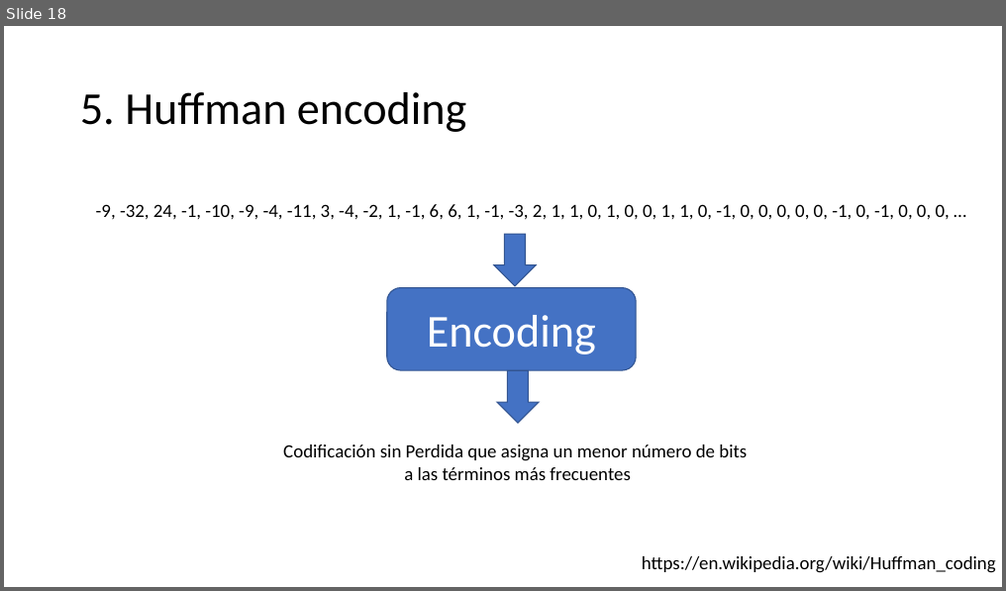
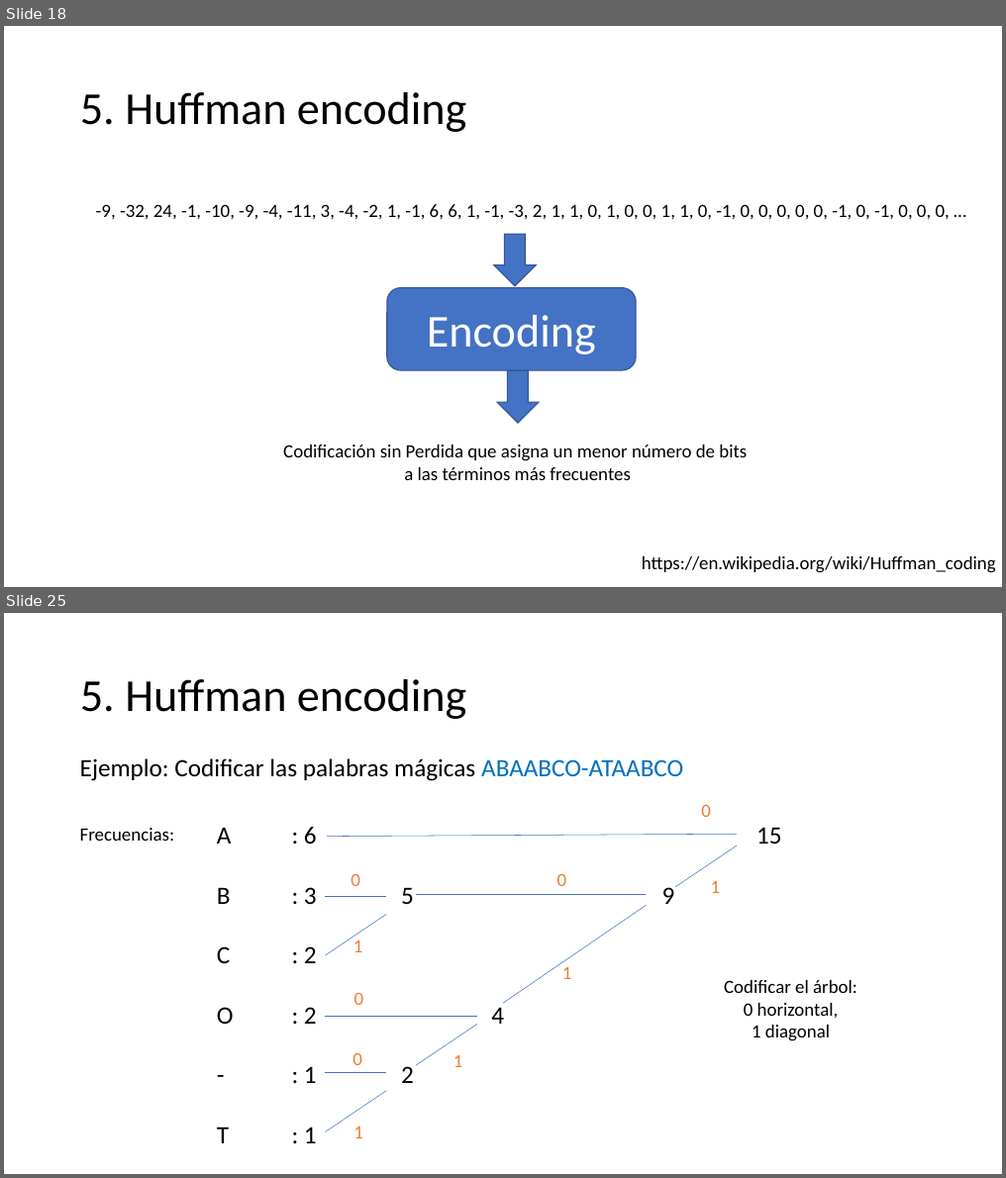
Before and after one commit to domingomery/imagenes, a slide deck: clases/Cap04_Sistemas_Lineales/presentations/IMG04_TransformadaDCT.pptx. Shown one above the other, each under a label of ours: slide 18 before the commit, slides 18 and 25 after it; the slides between them are not shown. The pictures are 1006x591 and 1006x1178 pixels, drawn with LibreOffice and Linux fonts; fonts in the diff are those of the drawing. Boxes give left, top, right and bottom in pixels: in the first picture for what was removed or moved away, otherwise in the second. Text is boxed around its words. In the diff, an @@ line names an element or a change of style, - is before the commit and + after.

```diff
--- a/clases/Cap04_Sistemas_Lineales/presentations/IMG04_TransformadaDCT.pptx
+++ b/clases/Cap04_Sistemas_Lineales/presentations/IMG04_TransformadaDCT.pptx
@@ slide 25 added at (x1=4, y1=613, x2=1002, y2=1174), background #FFFFFF @@
@@ title added at (x1=80, y1=679, x2=467, y2=719), 44 pt, text #000000 @@
+5. Huffman encoding
@@ text added at (x1=80, y1=759, x2=683, y2=781), 24 pt, text #000000 @@
+Ejemplo: Codificar las palabras mágicas ABAABCO-ATAABCO
@@ text added at (x1=701, y1=804, x2=711, y2=817), 18 pt, text #ED7D31 @@
+0
@@ text added at (x1=80, y1=828, x2=174, y2=841), 18 pt, text #000000 @@
+Frecuencias:
@@ text added at (x1=217, y1=827, x2=317, y2=1144), 24 pt, text #000000 @@
+A : 6 15
+B : 3 5 9
+C : 2
+O : 2 4
+- : 1 2
+T : 1
@@ line added from (327, 836) to (737, 834), #4472C4 0.5 pt @@
@@ line added from (675, 887) to (737, 846), #4472C4 0.5 pt @@
@@ text added at (x1=350, y1=873, x2=360, y2=886), 18 pt, text #ED7D31 @@
+0
@@ text added at (x1=557, y1=873, x2=567, y2=886), 18 pt, text #ED7D31 @@
+0
@@ line added from (325, 896) to (386, 896), #4472C4 0.5 pt @@
@@ line added from (416, 895) to (647, 895), #4472C4 0.5 pt @@
@@ line added from (503, 1004) to (647, 906), #4472C4 0.5 pt @@
@@ text added at (x1=711, y1=881, x2=721, y2=893), 18 pt, text #ED7D31 @@
+1
@@ line added from (325, 956) to (386, 915), #4472C4 0.5 pt @@
@@ text added at (x1=353, y1=941, x2=363, y2=953), 18 pt, text #ED7D31 @@
+1
@@ text added at (x1=562, y1=967, x2=572, y2=979), 18 pt, text #ED7D31 @@
+1
@@ text added at (x1=354, y1=992, x2=364, y2=1005), 18 pt, text #ED7D31 @@
+0
@@ text added at (x1=724, y1=980, x2=857, y2=1042), 18 pt, text #000000 @@
+Codificar el árbol:
+0 horizontal,
+1 diagonal
@@ line added from (325, 1017) to (477, 1017), #4472C4 0.5 pt @@
@@ line added from (416, 1065) to (477, 1024), #4472C4 0.5 pt @@
@@ text added at (x1=352, y1=1053, x2=362, y2=1065), 18 pt, text #ED7D31 @@
+0
@@ text added at (x1=453, y1=1056, x2=463, y2=1067), 18 pt, text #ED7D31 @@
+1
@@ line added from (325, 1072) to (386, 1072), #4472C4 0.5 pt @@
@@ line added from (325, 1133) to (386, 1091), #4472C4 0.5 pt @@
@@ text added at (x1=353, y1=1127, x2=363, y2=1139), 18 pt, text #ED7D31 @@
+1
```
Also in this commit, not shown: 20 other slides added, 14 other files.
